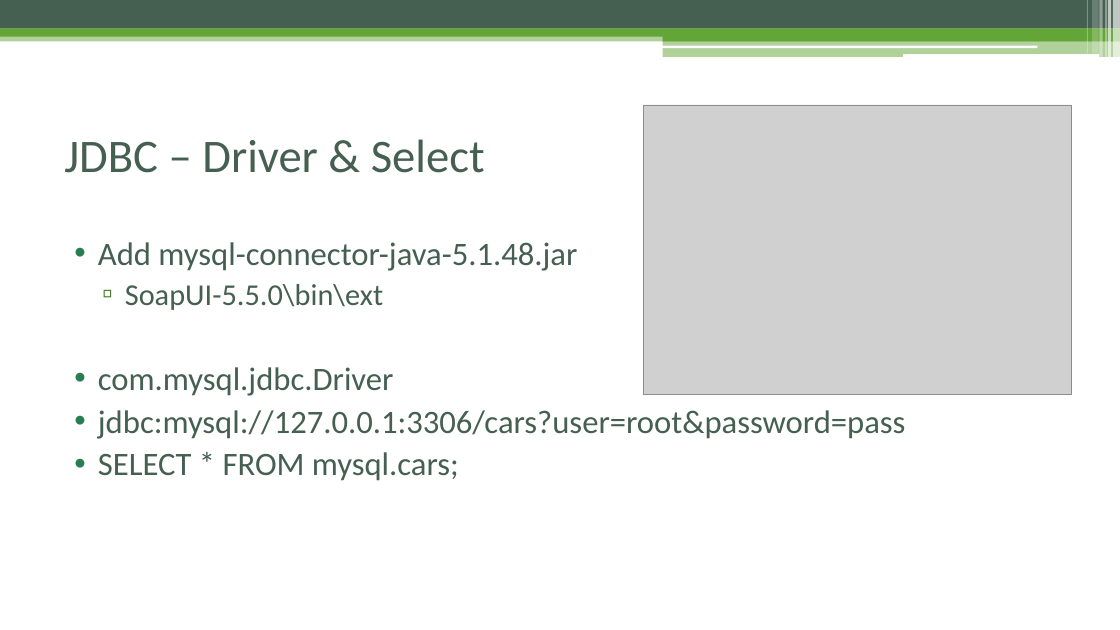
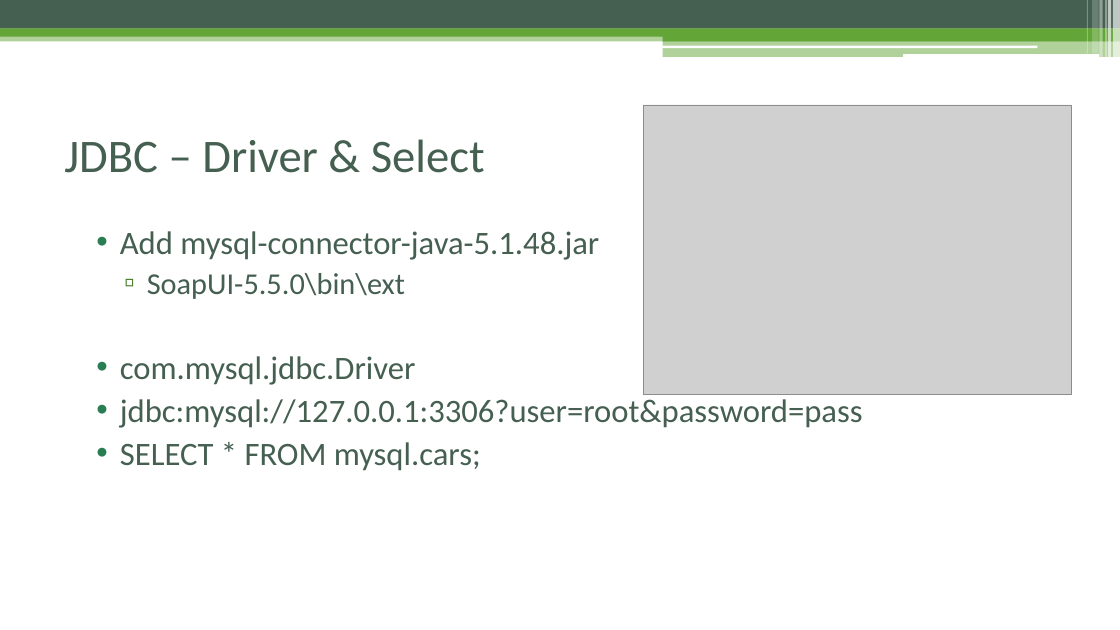
Before and after one commit to czyzyk29/SoapUI_Workshop, a slide deck: slide 42 of Warsztat_soapUI.pptx (slide 43 before the commit). Drawn at 1120x630 pixels with LibreOffice and Linux fonts; fonts in the diff are those of the drawing; grey boxes stand for pictures. Boxes give left, top, right and bottom in pixels: in the first picture for what was removed or moved away, otherwise in the second. Text is boxed around its words. In the diff, an @@ line names an element or a change of style, - is before the commit and + after.

```diff
--- a/Warsztat_soapUI.pptx
+++ b/Warsztat_soapUI.pptx
@@ text "Add mysql-connector-java-5.1.48.jar": place and size @@
-text "Add mysql-connector-java-5.1.48.jar" at (98, 242, 906, 481)
+text "Add mysql-connector-java-5.1.48.jar" at (120, 231, 863, 471)
@@ text at (120, 399, 863, 428): text changed @@
-• jdbc:mysql://127.0.0.1:3306/cars?user=root&password=pass
+• jdbc:mysql://127.0.0.1:3306?user=root&password=pass
```
Also in this commit, not shown: 13 other slides changed, 1 slide removed, 3 other files.
